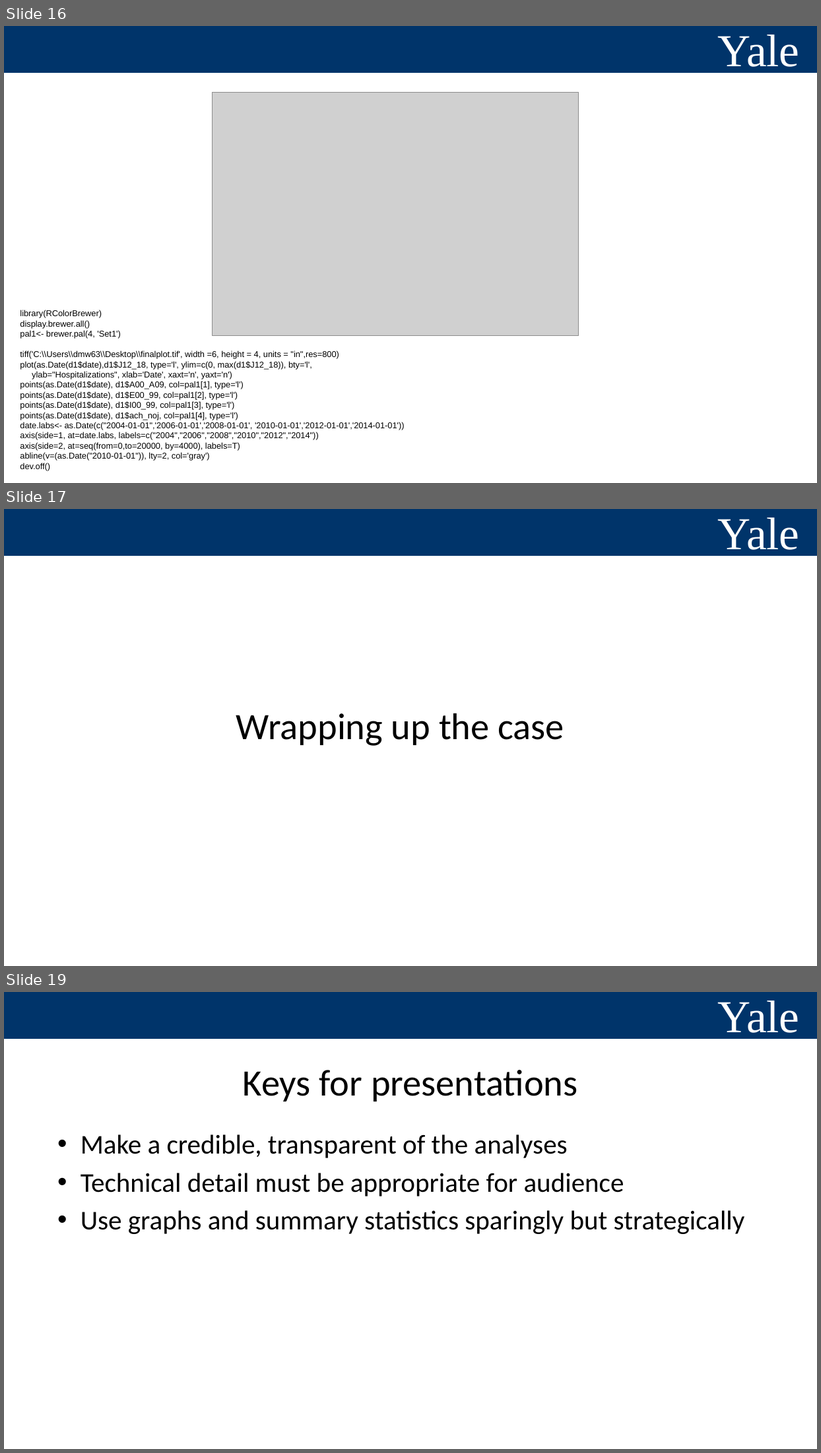
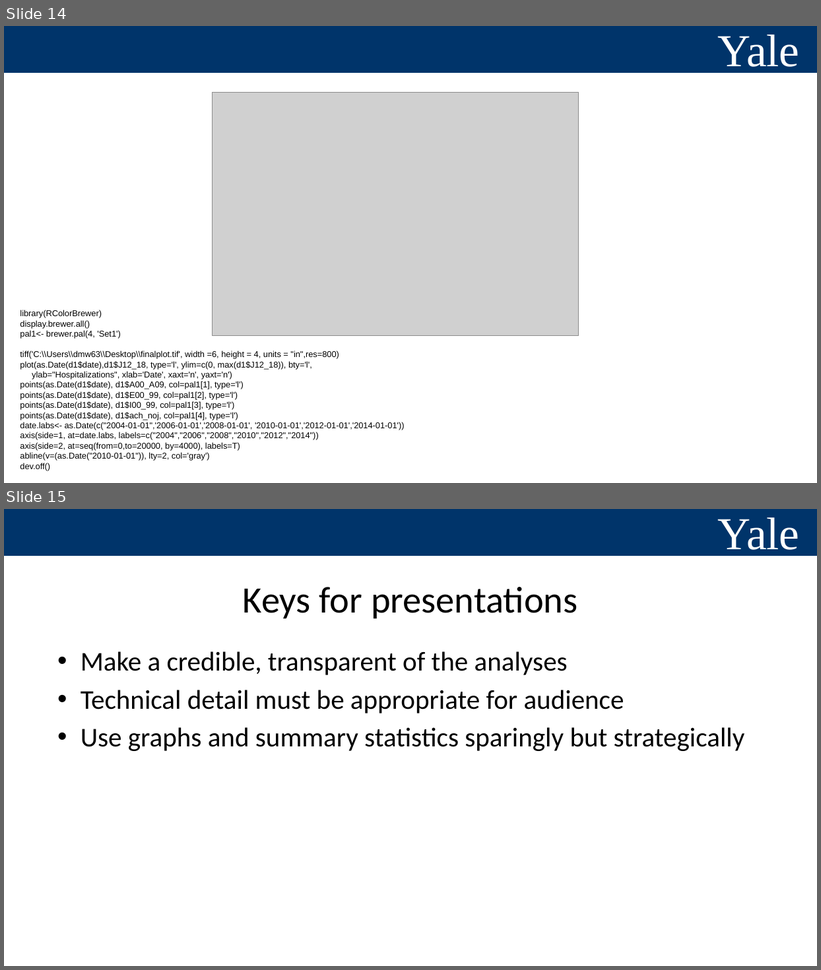
Before and after one commit to YalePublicHealthSurveillance/YaleIntroPublicHealthSurveillance.github.io, a slide deck: Slides/presenting results.pptx. Shown one above the other, each under a label of ours: slides 16, 17 and 19 before the commit, slides 14 and 15 after it; the slides between them are not shown. The pictures are 821x1453 and 821x970 pixels, drawn with LibreOffice and Linux fonts; fonts in the diff are those of the drawing; grey boxes stand for pictures. Boxes give left, top, right and bottom in pixels: in the first picture for what was removed or moved away, otherwise in the second. Text is boxed around its words. In the diff, an @@ line names an element or a change of style, - is before the commit and + after.

```diff
--- a/Slides/presenting results.pptx
+++ b/Slides/presenting results.pptx
@@ slide 17 removed at (4, 509, 817, 966), background #FFFFFF; not listed: 3 template elements that a slide beside it also shows @@
@@ title removed at (236, 713, 564, 746) @@
-Wrapping up the case
@@ what was slide 16 is now slide 14 @@
@@ what was slide 19 is now slide 15 @@
```
Also in this commit, not shown: 1 slide changed, 1 slide added, 6 other slides removed, 2 other files.
